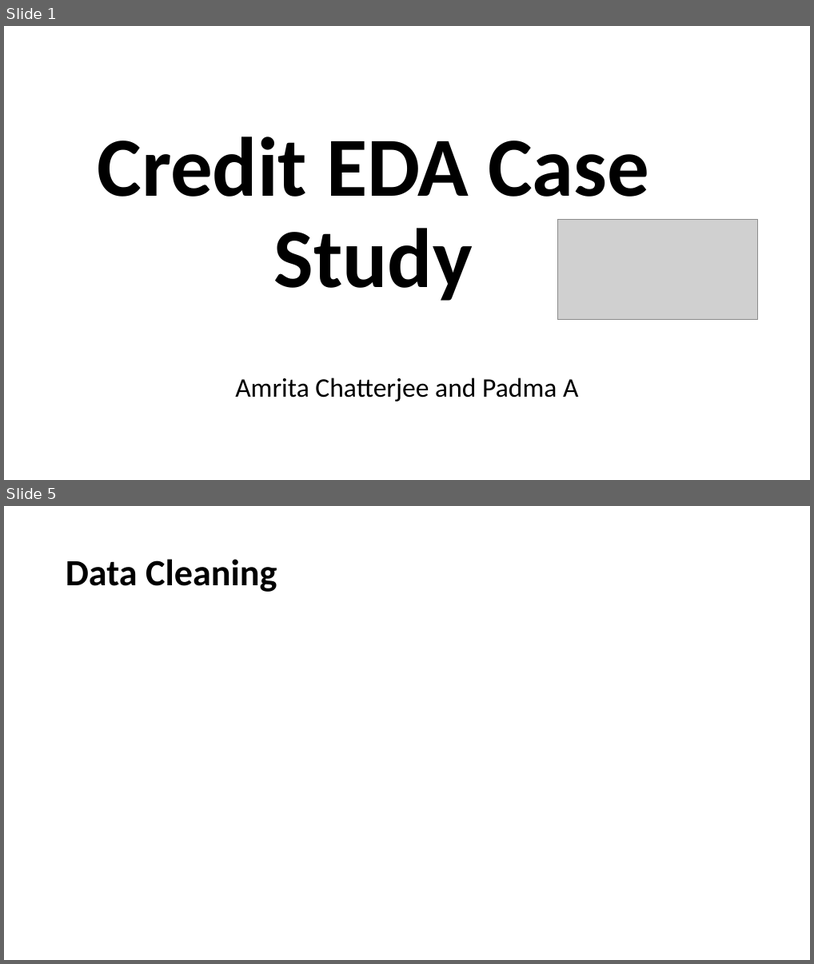
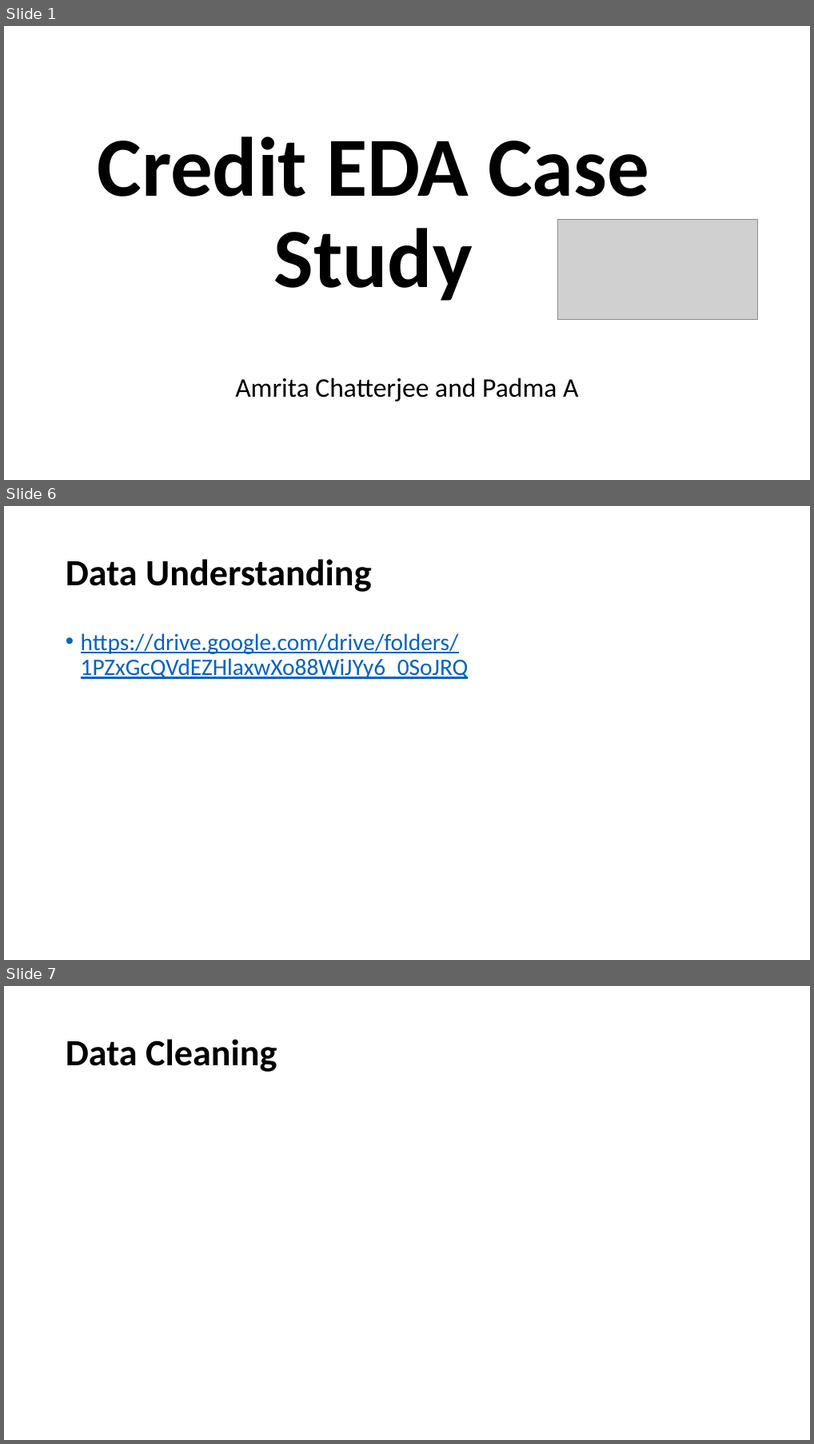
Before and after one commit to padma-it/DataScienceCaseStudies, a slide deck: Credit EDA/Credit EDA Case Study.pptx. Shown one above the other, each under a label of ours: slides 1 and 5 before the commit, slides 1, 6 and 7 after it; the slides between them are not shown. The pictures are 814x964 and 814x1444 pixels, drawn with LibreOffice and Linux fonts; fonts in the diff are those of the drawing; grey boxes stand for pictures. Boxes give left, top, right and bottom in pixels: in the first picture for what was removed or moved away, otherwise in the second. Text is boxed around its words. In the diff, an @@ line names an element or a change of style, - is before the commit and + after.

Commit message:
Updating ppt with business understanding and added null values calc in notebook
Updating ppt with business understanding and added null values calc in notebook

```diff
--- a/Credit EDA/Credit EDA Case Study.pptx
+++ b/Credit EDA/Credit EDA Case Study.pptx
@@ slide 6 added at box(4, 506, 810, 960), background #FFFFFF @@
@@ title added at box(66, 559, 372, 592), 44 pt, text #000000, bold @@
+Data Understanding
@@ text added at box(81, 633, 469, 679), 28 pt, text #0563C1, underline @@
+• https://drive.google.com/drive/folders/1PZxGcQVdEZHlaxwXo88WiJYy6_0SoJRQ
@@ what was slide 5 is now slide 7 @@
```
Also in this commit, not shown: 2 slides changed, 2 other slides added, 1 slide removed, 5 other files.
